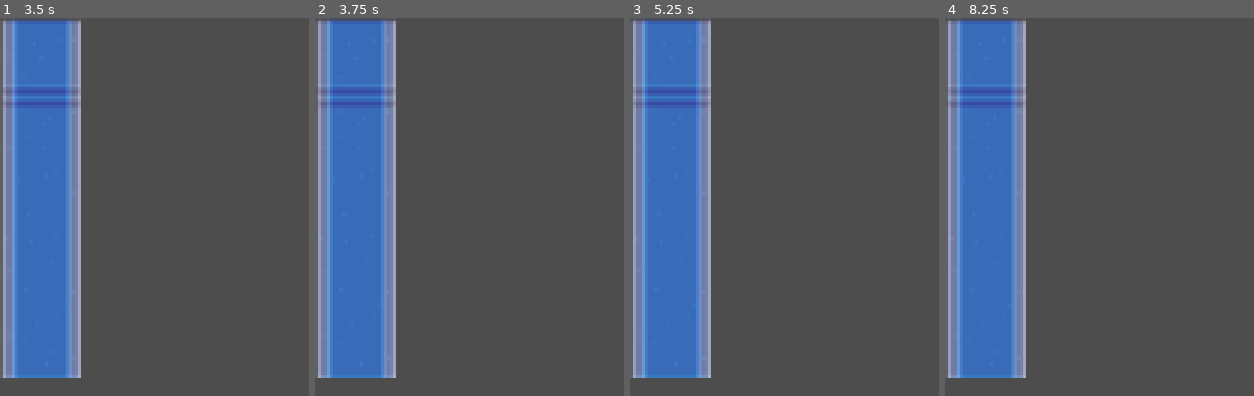
Above: before the commit, frames 1-4 (left to right).
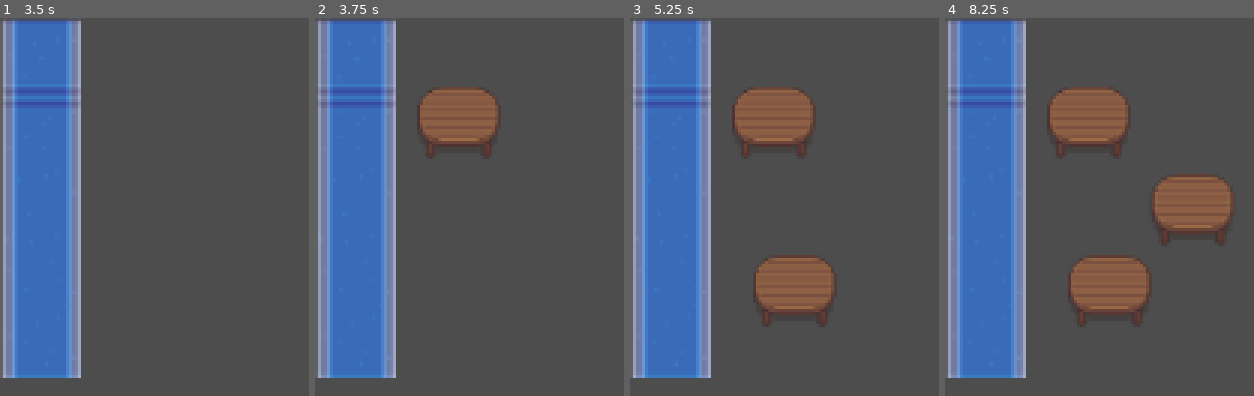
Above: after the commit, the same moments.

Repository: DragonGodotProjects/EventPlanner
Game: Godot game, scene res://test/event_demo.tscn
The game is run twice, just before and just after one commit, with the same random seed, the same clock (stepped at 60 frames per second) and the same inputs.
Inputs (mouse positions are in pixels of both pictures, inside the frame that each line leads up to):
- Up to frame 1 (3.5 s): tap Enter at 0.5, 2 s; move the mouse to (outside the picture) at 0.52 s; hold Up (ui_up) 0.53-1.25 s; hold Shift 0.53-1.25 s; click (outside the picture) at 0.67 s; tap Space at 1.25, 2.75 s; drag from (outside the picture) to (outside the picture) at 1.27 s; move the mouse to (outside the picture) at 2.02 s; hold Up (ui_up) 2.03-2.75 s; tap Ctrl at 2.1 s; drag from (outside the picture) to (outside the picture) at 2.77 s
- Up to frame 2 (3.75 s): tap Enter at 3.5 s; move the mouse to (outside the picture) at 3.52 s; hold Down (ui_down) from 3.53 s (still down); tap Alt at 3.6 s
- Up to frame 3 (5.25 s): release Down (ui_down) at 4.25 s; tap Space at 4.25 s; drag from (outside the picture) to (outside the picture) at 4.27 s; move the mouse to (outside the picture) at 5.02 s; hold Down (ui_down) from 5.03 s (still down); hold Shift from 5.03 s (still down); click (outside the picture) at 5.17 s
- Up to frame 4 (8.25 s): release Down (ui_down) at 5.75 s; release Shift at 5.75 s; drag from (outside the picture) to (outside the picture) at 5.77 s; move the mouse to (outside the picture) at 6.52 s; hold Up (ui_up) 6.53-7.25 s; tap Ctrl at 6.6 s; drag from (outside the picture) to (outside the picture) at 7.27 s; move the mouse to (outside the picture) at 8.02 s; hold Down (ui_down) from 8.03 s (still down); tap Alt at 8.1 s

Frame 1 is identical in both runs. In frame 2, 3.7% of the frame differs, in the area x 33-60%, y 18-37%; in frame 3, 7.4%; in frame 4, 11%, in the area x 33-94%, y 18-81%.
Error before the commit: Parse Error: Too few arguments for "seat_attendee()" call. Expected at least 2 but received 1. (res://event.gd:42)
Error after the commit: Invalid call. Nonexistent function 'add_attendee' in base 'Node2D (Event)'. (res://test/event_demo.gd:7)

Commit message:
seating attendees from queue

Diff:
--- a/event.gd
+++ b/event.gd
@@ -9,9 +9,9 @@
 @onready var waiting_queue:WaitingQueue = $WaitingQueue
 
 func _ready():
-	waiting_queue.dequeued.connect(on_attendee_seated)
+	waiting_queue.dequeued.connect(_on_attendee_ready_to_sit)
 
-func add_attendee() -> void :
+func attendee_arrived() -> void :
 	var new_attendee:Attendee = attendee_scene.instantiate()
 	waiting_queue.enqueue(new_attendee)
 
@@ -22,28 +22,31 @@
 			self.add_child(table)
 			tables[idx] = table
 			table.position = table_locs[idx]
-			# TODO: need to walkt through queue and seat people
 			return true
 	return false
 
-func try_to_seat_from_queue():
-	# TODO: take a person and seat them
-	# waiting_queue.start_dequeue()
-	push_error("not implemented yet")
+func _on_attendee_ready_to_sit(attendee:Attendee) -> void:
+	var table_and_seat_num = _find_open_seat()
+	if table_and_seat_num[0] != -1:
+		tables[table_and_seat_num[0]].seat_attendee(attendee, table_and_seat_num[1])
+	else:
+		push_error("Can't seat with no available seat")
 
-func on_attendee_seated(attendee:Attendee) -> void:
-	# Once someone has a seat, seat the next person
-	push_error("not implemented yet")
+func _find_open_seat() -> Array[int]:
+	for idx in range(len(tables)):
+		if tables[idx] != null:
+			var seat_num:int = tables[idx].find_open_seat()
+			if seat_num != -1:
+				return [idx, seat_num]
+	return [-1, -1]
 
+func try_to_seat_from_queue() -> bool:
+	if waiting_queue.has_attendees() and _find_open_seat()[0] != -1:
+		waiting_queue.start_dequeue()
+		return true
+	else:
+		return false
 
-
-func seat_attendee(attendee:Attendee) -> bool:
-	for table in tables:
-		if table != null and table.seat_attendee(attendee):
-			# if table.seatAttendee() returned true, they got a seat
-			return true
-	# if we make it here, there are no seats
-	return false
 
 func attendee_waiting_count() -> int:
 	return waiting_queue.get_attendee_count()
--- a/table.gd
+++ b/table.gd
@@ -3,13 +3,13 @@
 const seat_loc:Array[Vector2i] = [Vector2i(-16, -20), Vector2i(8, -20), Vector2i(-16, 10), Vector2i(8, 10)]
 var chairs:Array[Attendee] = [null, null, null, null] # holds attendees if they are sitting in this chair
 
-func seat_attendee(attendee:Attendee, seat_num) -> void:
+func seat_attendee(attendee:Attendee, seat_num:int) -> void:
 	if chairs[seat_num] == null:
 		self.add_child(attendee)
 		chairs[seat_num] = attendee
 		attendee.walk_to(seat_loc[seat_num])
 	else:
-		push_error("Seat already taken: " + str(seat_num))
+		push_error("seat not available: seat num " + str(seat_num))
 
 func find_open_seat() -> int:
 	for  idx:int in range(len(chairs)):
--- a/test/test_event.gd
+++ b/test/test_event.gd
@@ -7,20 +7,33 @@
 	add_child_autofree(event)
 
 func test_only_waiting_queue():
-	for i in range(10):
-		assert_eq(event.attendee_count(), i)
-		event.add_attendee()
-		assert_eq(event.attendee_count(), i+1)
-
+	helper_add_attendees_to_q_and_check(10)
 
 func test_filling_several_tables_and_some_queue():
 	event.add_table()
-	event.add_attendee()
 	event.add_table()
-	event.add_attendee()
-	assert_eq(event.attendee_count(), 2)
-	assert_eq(event.attendee_waiting_count(), 0)
-	for i in range(10):
-		event.add_attendee()
-	assert_eq(event.attendee_count(), 12)
-	assert_eq(event.attendee_waiting_count(), 4)
+	helper_add_attendees_to_q_and_check(10)
+	assert_eq(event.attendee_count(), 10)
+	assert_eq(event.attendee_waiting_count(), 10)
+	# room for 8 people currently
+	for i in range(8):
+		assert_true(event.try_to_seat_from_queue())
+		await wait_for_signal(event.waiting_queue.dequeued, 3)
+		# one person has been seated (hence i+1)
+		assert_eq(event.attendee_waiting_count(), 10-(i+1))
+
+	assert_eq(event.attendee_waiting_count(), 2)
+	# try a bunch of times to seat people that don't have seats
+	for i in range(5):
+		assert_false(event.try_to_seat_from_queue())
+		assert_eq(event.attendee_count(), 10)
+		assert_eq(event.attendee_waiting_count(), 2)
+
+
+
+
+func helper_add_attendees_to_q_and_check(num_to_add):
+	for i in range(num_to_add):
+		assert_eq(event.attendee_count(), i)
+		event.attendee_arrived()
+		assert_eq(event.attendee_count(), i+1)
--- a/test/test_table.gd
+++ b/test/test_table.gd
@@ -1,6 +1,6 @@
 extends GutTest
 
-func test_seated_count():
+func test_find_and_seat():
 	var attendee_scene:PackedScene = preload("res://attendee.tscn")
 	var table:Table = preload("res://table.tscn").instantiate()
 	add_child_autofree(table) # gut should add and remove the table
@@ -9,14 +9,16 @@
 		assert_eq(table.seated_count(), i)
 		var next_attendee:Attendee = attendee_scene.instantiate()
 		autofree(next_attendee) # table will add but not remove attendee, since the test made it
-		var seated:bool = table.seat_attendee(next_attendee)
-		assert_true(seated)
+		var seat_num = table.find_open_seat()
+		table.seat_attendee(next_attendee, seat_num)
 		assert_eq(table.seated_count(), i+1)
 
+
+	var no_seat_attendee:Attendee = attendee_scene.instantiate()
+	autofree(no_seat_attendee) # table will add but not remove attendee, since the test made it
 	for i in range(3):
 		assert_eq(table.seated_count(), 4)
-		var next_attendee:Attendee = attendee_scene.instantiate()
-		autofree(next_attendee) # table will add but not remove attendee, since the test made it
-		var seated:bool = table.seat_attendee(next_attendee)
-		assert_false(seated)
+		assert_eq( table.find_open_seat(), -1)
 		assert_eq(table.seated_count(), 4)
+		table.seat_attendee(no_seat_attendee, i)
+		assert_push_error("seat not available: seat num " + str(i))
